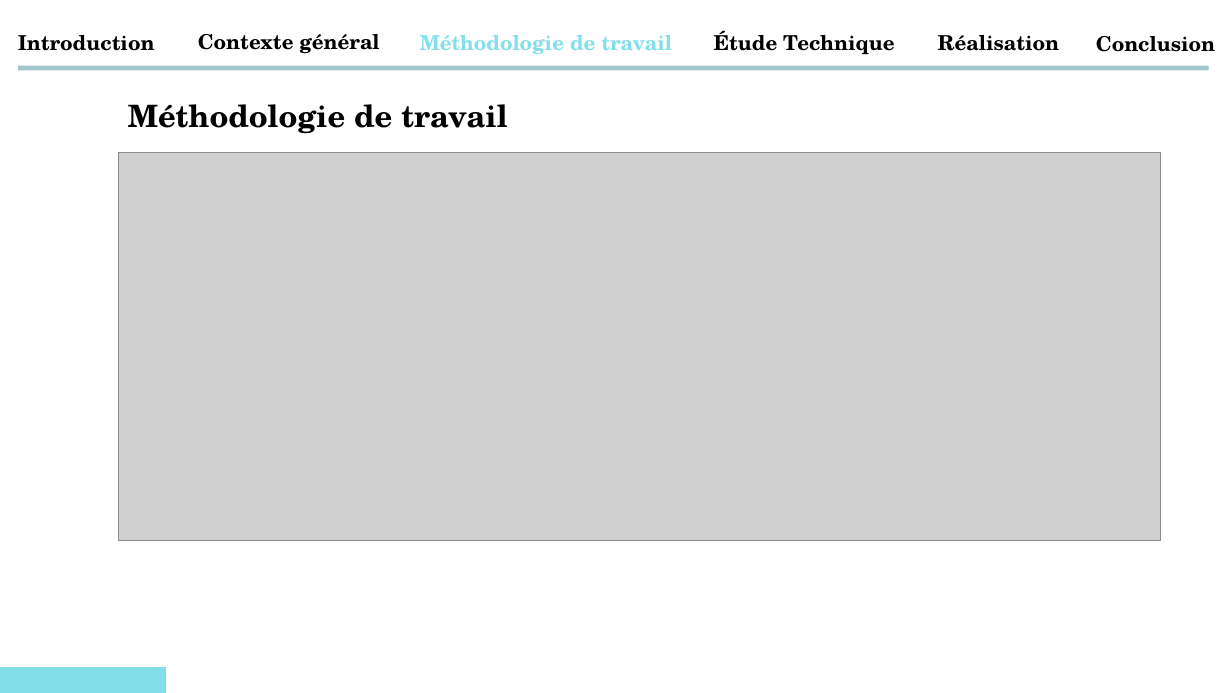
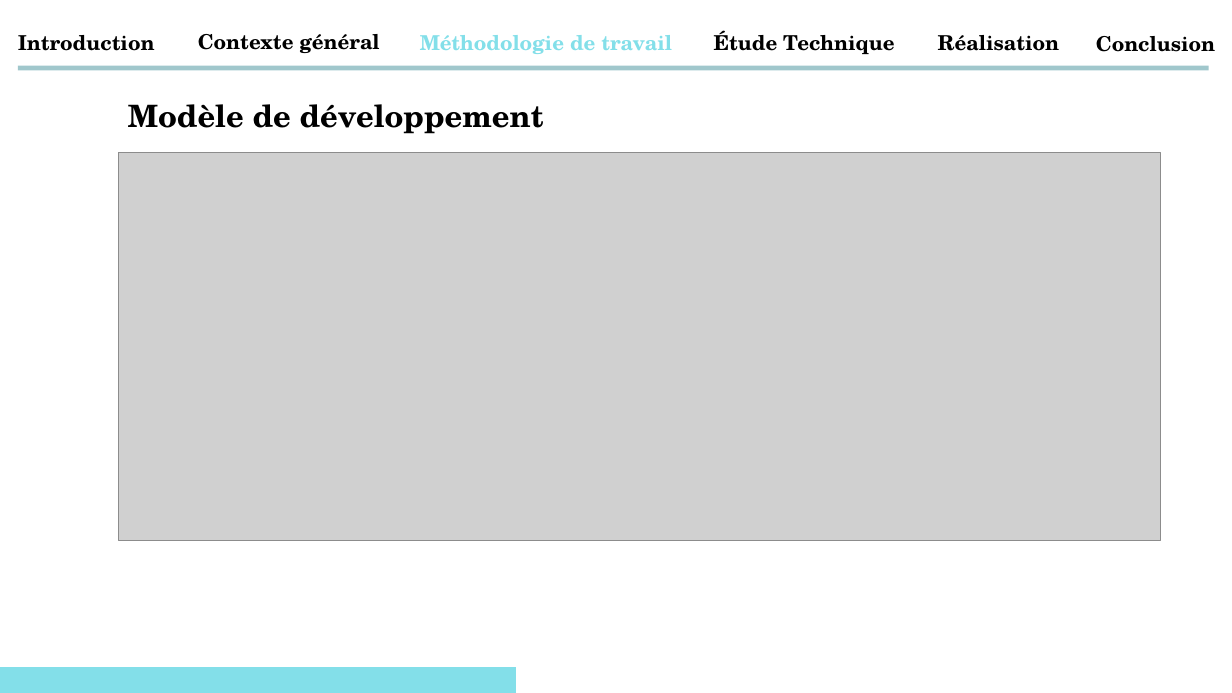
Before and after one commit to abdessamadtanafaat/AdminDashboard, a slide deck: slide 14 of PRESENTATION PFA/Presentatin PFA .pptx (slide 8 before the commit). Drawn at 1232x693 pixels with LibreOffice and Linux fonts; fonts in the diff are those of the drawing; grey boxes stand for pictures. Boxes give left, top, right and bottom in pixels: in the first picture for what was removed or moved away, otherwise in the second. Text is boxed around its words. In the diff, an @@ line names an element or a change of style, - is before the commit and + after.

```diff
--- a/PRESENTATION PFA/Presentatin PFA .pptx
+++ b/PRESENTATION PFA/Presentatin PFA .pptx
@@ text at [128,104,544,134]: text changed @@
-Méthodologie de travail
+Modèle de développement
@@ rectangle removed at [0,666,165,693] @@
@@ rectangle added at [0,666,516,693], fill #83DFE9 @@
```
Also in this commit, not shown: 24 other slides changed, 13 slides added.
